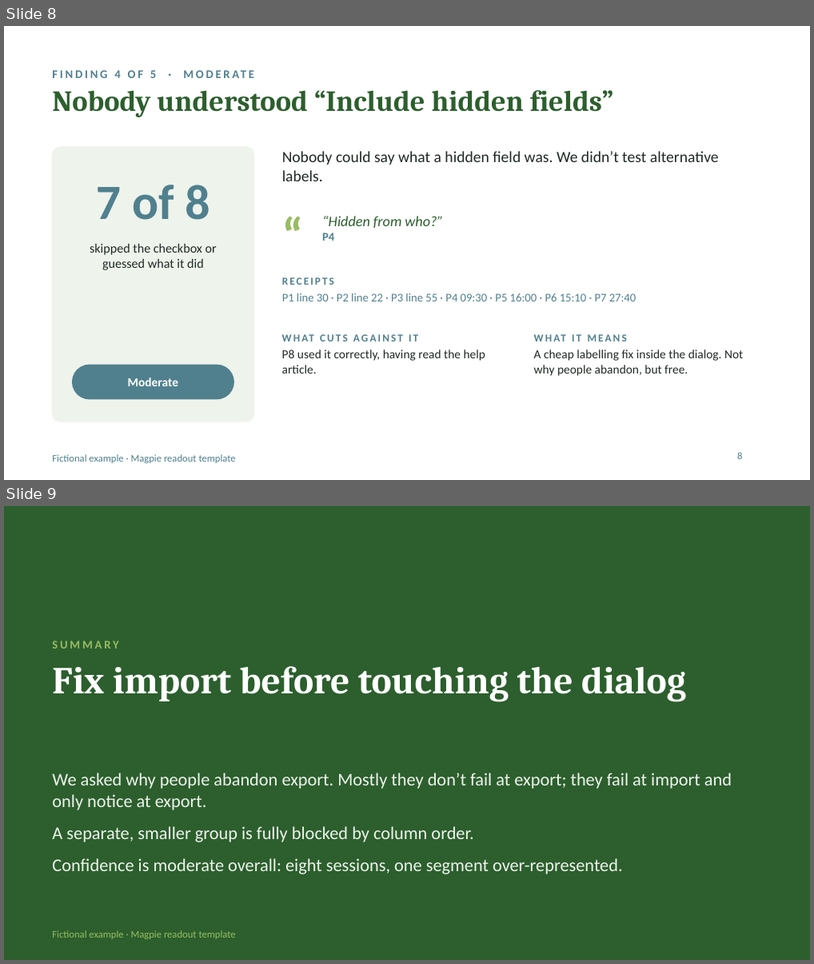
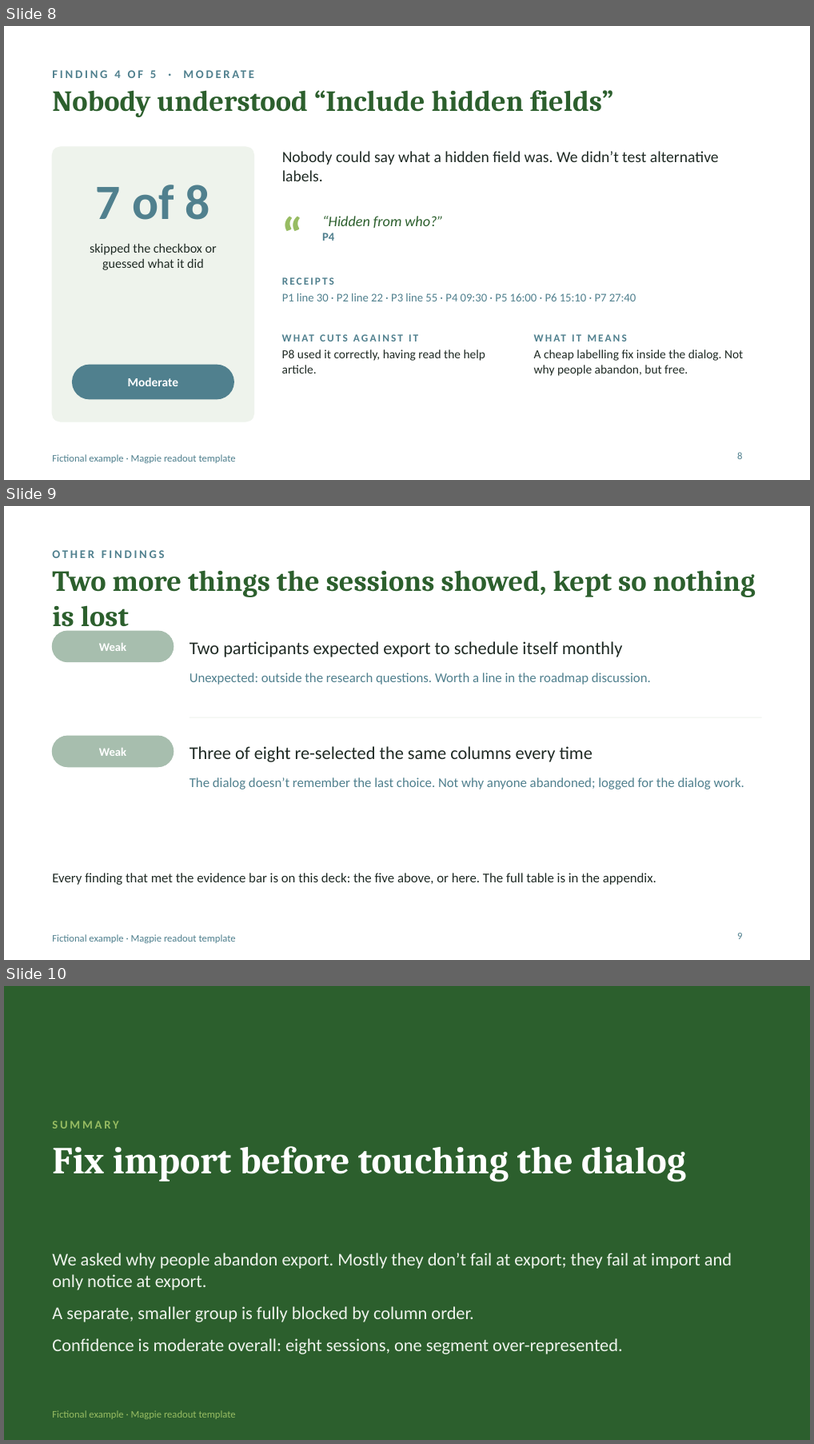
Before and after one commit to kirstenhosic/user-research-assistant, a slide deck: docs/examples/example-readout.pptx. Shown one above the other, each under a label of ours: slides 8 and 9 before the commit, slides 8, 9 and 10 after it. The pictures are 814x964 and 814x1444 pixels, drawn with LibreOffice and Linux fonts; fonts in the diff are those of the drawing. Boxes give left, top, right and bottom in pixels: in the first picture for what was removed or moved away, otherwise in the second. Text is boxed around its words. In the diff, an @@ line names an element or a change of style, - is before the commit and + after.

```diff
--- a/docs/examples/example-readout.pptx
+++ b/docs/examples/example-readout.pptx
@@ slide 9 added at [4, 506, 810, 960], background #FFFFFF; not listed: 1 template element that a slide beside it also shows @@
@@ text added at [52, 550, 165, 558], 10.5 pt, text #50808E, bold @@
+OTHER FINDINGS
@@ title added at [52, 570, 756, 632], 26 pt, text #2C5F2D, bold @@
+Two more things the sessions showed, kept so nothing is lost
@@ rounded rectangle added at [52, 631, 174, 662], fill #A7BEAE, outline #A7BEAE 1 pt @@
@@ text added at [99, 643, 126, 651], 10.5 pt, text #FFFFFF, bold @@
+Weak
@@ text added at [190, 641, 623, 657], 16 pt, text #1F2A24 @@
+Two participants expected export to schedule itself monthly
@@ text added at [190, 672, 651, 684], 12 pt, text #50808E @@
+Unexpected: outside the research questions. Worth a line in the roadmap discussion.
@@ line added from (190, 717) to (762, 717), #EEF3EC 0.75 pt @@
@@ rounded rectangle added at [52, 736, 174, 767], fill #A7BEAE, outline #A7BEAE 1 pt @@
@@ text added at [99, 748, 126, 756], 10.5 pt, text #FFFFFF, bold @@
+Weak
@@ text added at [190, 746, 593, 762], 16 pt, text #1F2A24 @@
+Three of eight re-selected the same columns every time
@@ text added at [190, 777, 745, 789], 12 pt, text #50808E @@
+The dialog doesn’t remember the last choice. Not why anyone abandoned; logged for the dialog work.
@@ text added at [52, 872, 657, 884], 12 pt, text #1F2A24 @@
+Every finding that met the evidence bar is on this deck: the five above, or here. The full table is in the appendix.
@@ page number added at [738, 932, 742, 939], 9 pt, text #50808E @@
+9
@@ what was slide 9 is now slide 10 @@
```
Also in this commit, not shown: 30 other files.
